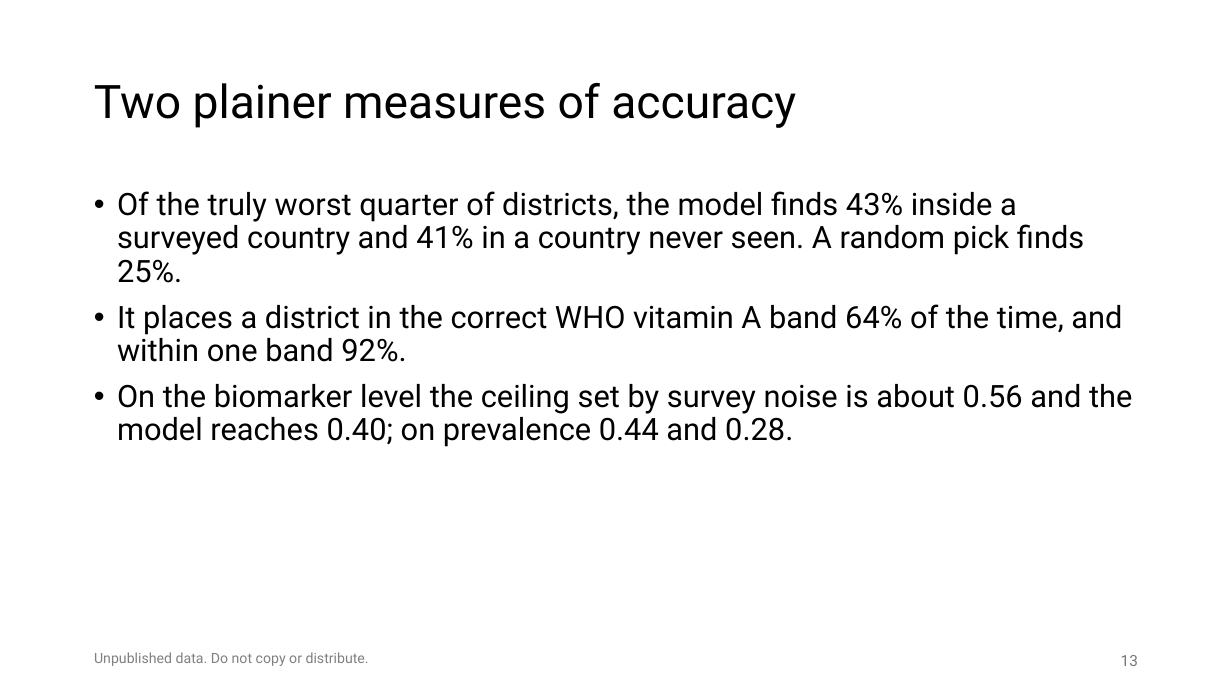
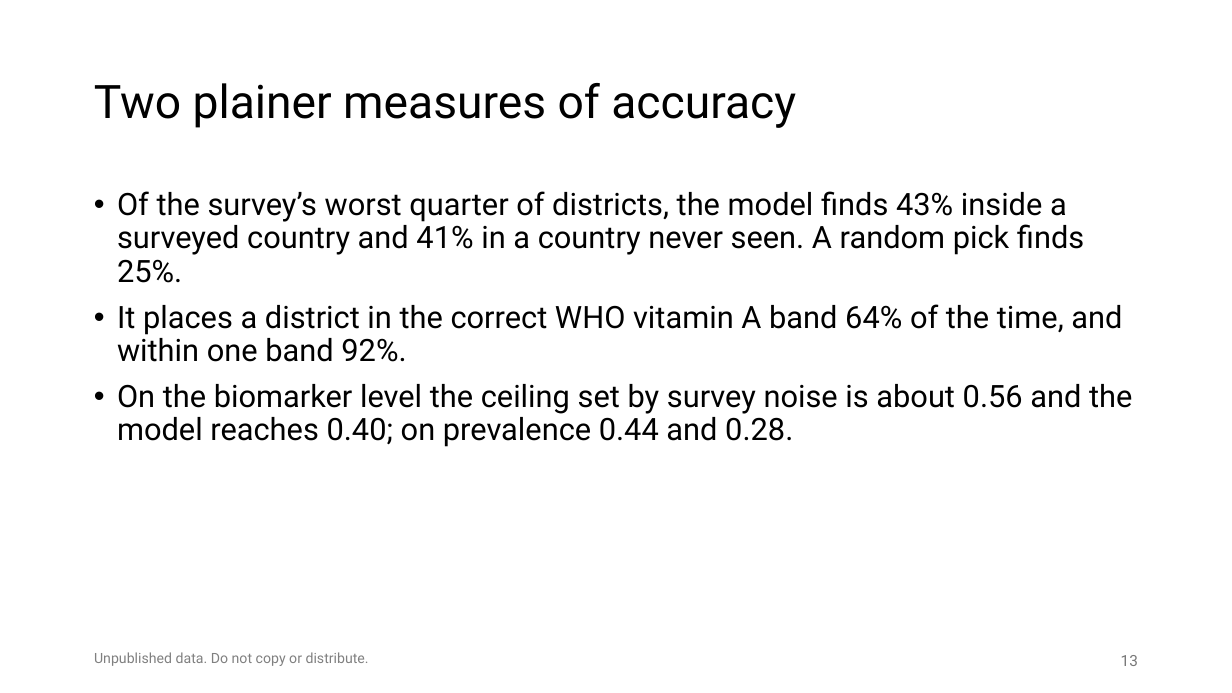
Before and after one commit to amertens/mn-prediction, a slide deck: slide 13 of docs/slides/MN-proxy-policy-deck-2026-09.pptx. Drawn at 1232x693 pixels with LibreOffice and Linux fonts; fonts in the diff are those of the drawing; background and template pictures are left out. Boxes give left, top, right and bottom in pixels: in the first picture for what was removed or moved away, otherwise in the second. Text is boxed around its words. In the diff, an @@ line names an element or a change of style, - is before the commit and + after.

```diff
--- a/docs/slides/MN-proxy-policy-deck-2026-09.pptx
+++ b/docs/slides/MN-proxy-policy-deck-2026-09.pptx
@@ text at [117, 191, 1084, 283]: text changed @@
-• Of the truly worst quarter of districts, the model finds 43% inside a surveyed country and 41% in a country never seen. A random pick finds 25%.
+• Of the survey’s worst quarter of districts, the model finds 43% inside a surveyed country and 41% in a country never seen. A random pick finds 25%.
```
Also in this commit, not shown: 5 other slides changed, 3 other files.
